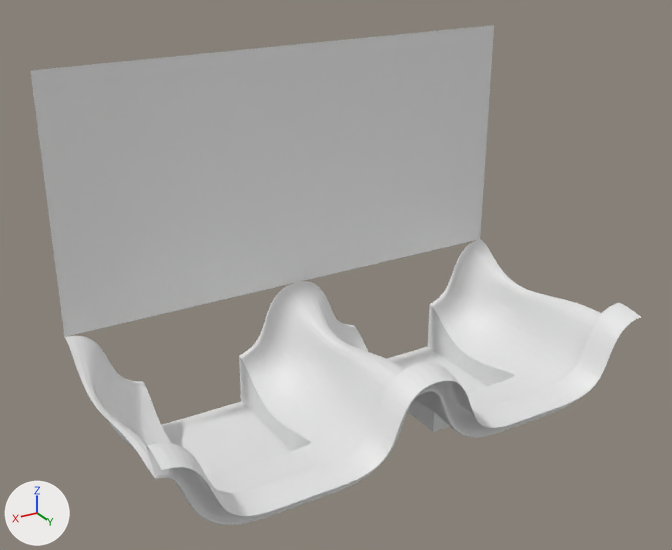
The OBJ model data/bmc/bmc_tiles/t_243.obj: old version first, new version second.
Before and after are seen from a 50 mm lens placed at (0.87, 1.612, 0.801), pointed at (0.042, 0.232, 0.111). Arrows for +X, +Y and +Z are at lower left; the lights stay in place. Where no turn or scale is listed for an object, it has been applied to the vertices.

Objects in the first picture: 't_243'.
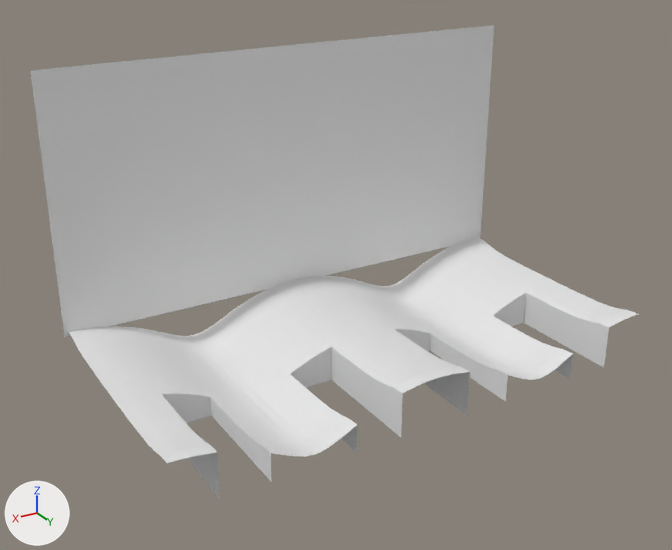
Where the change shows, as pixel boxes [x1, y1, x2, y2] in the pictures (672 x 550 px):
't_243', reshaped: before [30, 25, 641, 525]; after [30, 25, 638, 499]
part 1 of me_t_243, added: after [69, 278, 441, 499]
part 2 of me_t_243, added: after [294, 237, 638, 415]
part 3 of me_t_243, deleted: before [65, 239, 641, 525]

The edits, one by one:
me_t_243 is used by ob_t_243; location (0.0, 0.0, 0.0).
me_t_243 had 6161 vertices, 11998 faces and spanned x -0.5..0.5, y 0.0..0.5, z -0.251..0.5.
me_t_243 now has 780 vertices, 1396 faces and spans x -0.5..0.5, y 0.0..0.5, z -0.088..0.5.
me_t_243 part 1: a new loose piece of 387 vertices spanning x -0.009..0.491, y 0.0..0.5, z -0.088..0.009.
me_t_243 part 2: a new loose piece of 387 vertices spanning x -0.491..0.009, y 0.0..0.5, z -0.088..0.009.
me_t_243 part 3: 6155 vertices removed from x -0.5..0.5, y 0.0..0.5, z -0.251..0.008.
